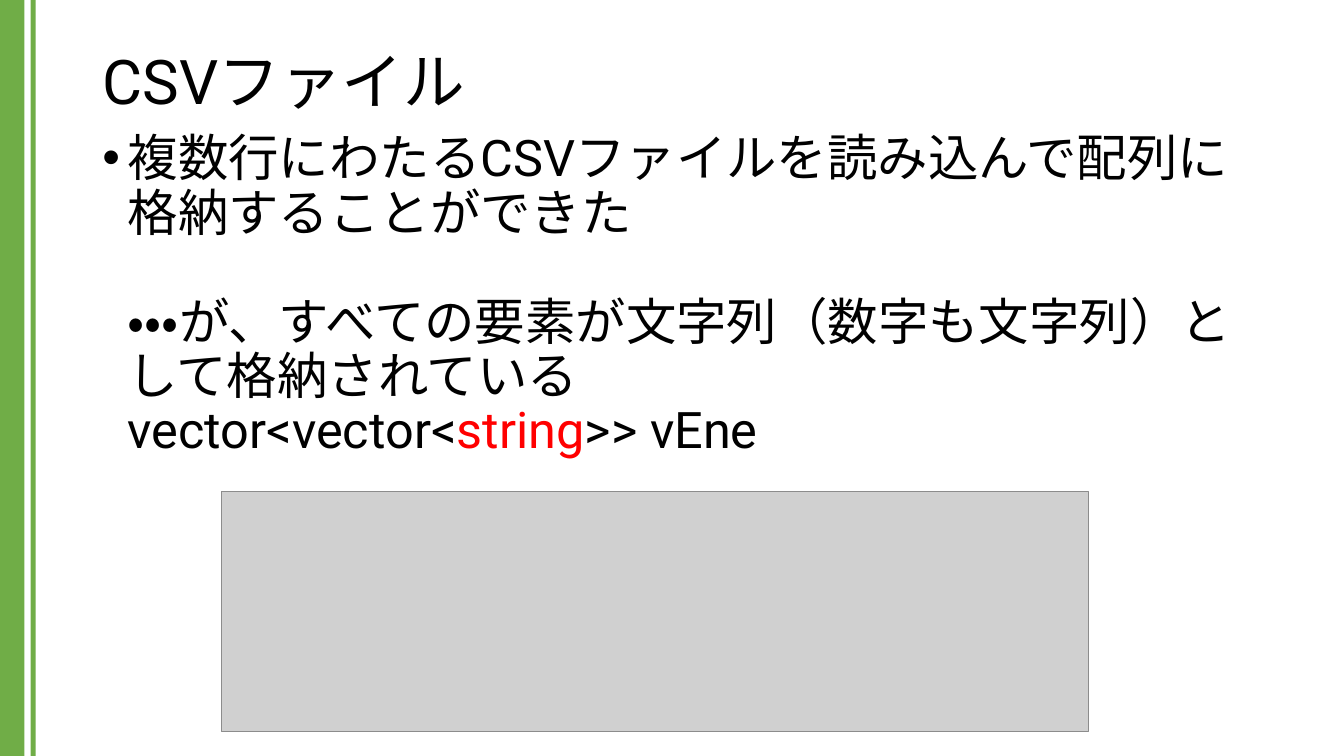
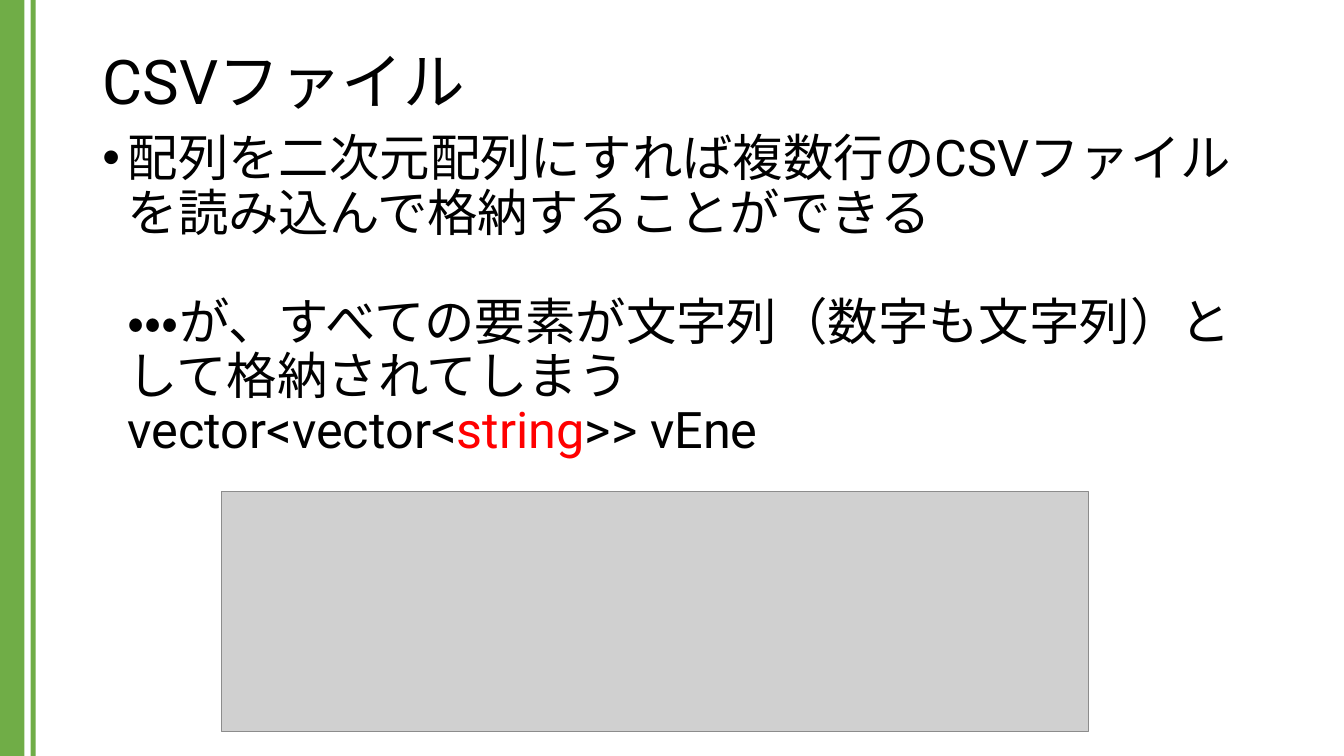
Before and after one commit to kic-murata/cpp2024, a slide deck: slide 29 of 授業資料/講義資料：CSVファイル.pptx. Drawn at 1344x756 pixels with LibreOffice and Linux fonts; fonts in the diff are those of the drawing; grey boxes stand for pictures. Boxes give left, top, right and bottom in pixels: in the first picture for what was removed or moved away, otherwise in the second. Text is boxed around its words. In the diff, an @@ line names an element or a change of style, - is before the commit and + after.

```diff
--- a/授業資料/講義資料：CSVファイル.pptx
+++ b/授業資料/講義資料：CSVファイル.pptx
@@ text at [128,133,1231,459]: text changed @@
-• 複数行にわたるCSVファイルを読み込んで配列に
-  格納することができた
-  ・・・が、すべての要素が文字列（数字も文字列）として格納されている
-  vector<vector<string>> vEne
+• 配列を二次元配列にすれば複数行のCSVファイルを読み込んで格納することができる
+  ・・・が、すべての要素が文字列（数字も文字列）として格納されてしまう
+  vector<vector<string>> vEne
```
Also in this commit, not shown: 8 other slides changed, 1 slide added, 1 other file.
